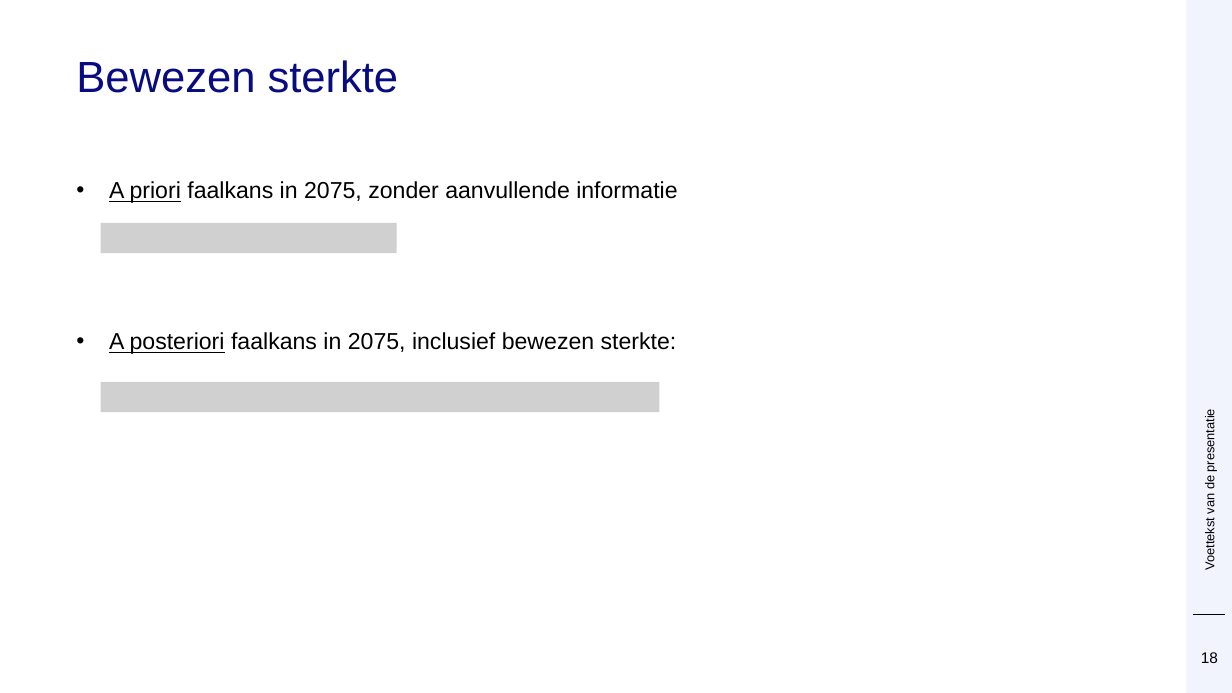
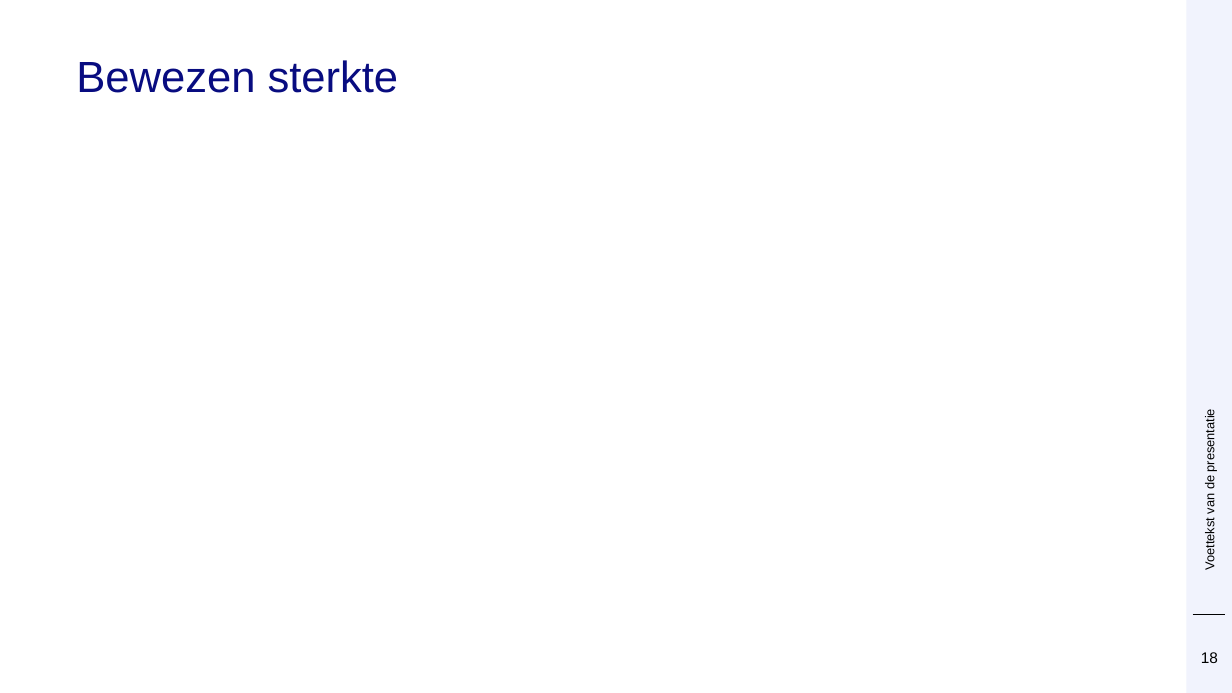
Before and after one commit to Deltares/ProbabilisticLibrary, a slide deck: slide 18 of sources/Deltares.Probabilistic.PWrapper.Examples/kratos/Prob Kratos DSD.pptx. Drawn at 1232x693 pixels with LibreOffice and Linux fonts; fonts in the diff are those of the drawing; grey boxes stand for pictures; background and template pictures are left out. Boxes give left, top, right and bottom in pixels: in the first picture for what was removed or moved away, otherwise in the second. Text is boxed around its words. In the diff, an @@ line names an element or a change of style, - is before the commit and + after.

```diff
--- a/sources/Deltares.Probabilistic.PWrapper.Examples/kratos/Prob Kratos DSD.pptx
+++ b/sources/Deltares.Probabilistic.PWrapper.Examples/kratos/Prob Kratos DSD.pptx
@@ text removed at [109,181,677,354] @@
-• A priori faalkans in 2075, zonder aanvullende informatie
-• A posteriori faalkans in 2075, inclusief bewezen sterkte:
@@ picture removed at [101,223,397,253] @@
@@ picture removed at [101,382,660,412] @@
```
Also in this commit, not shown: 6 other slides changed.
